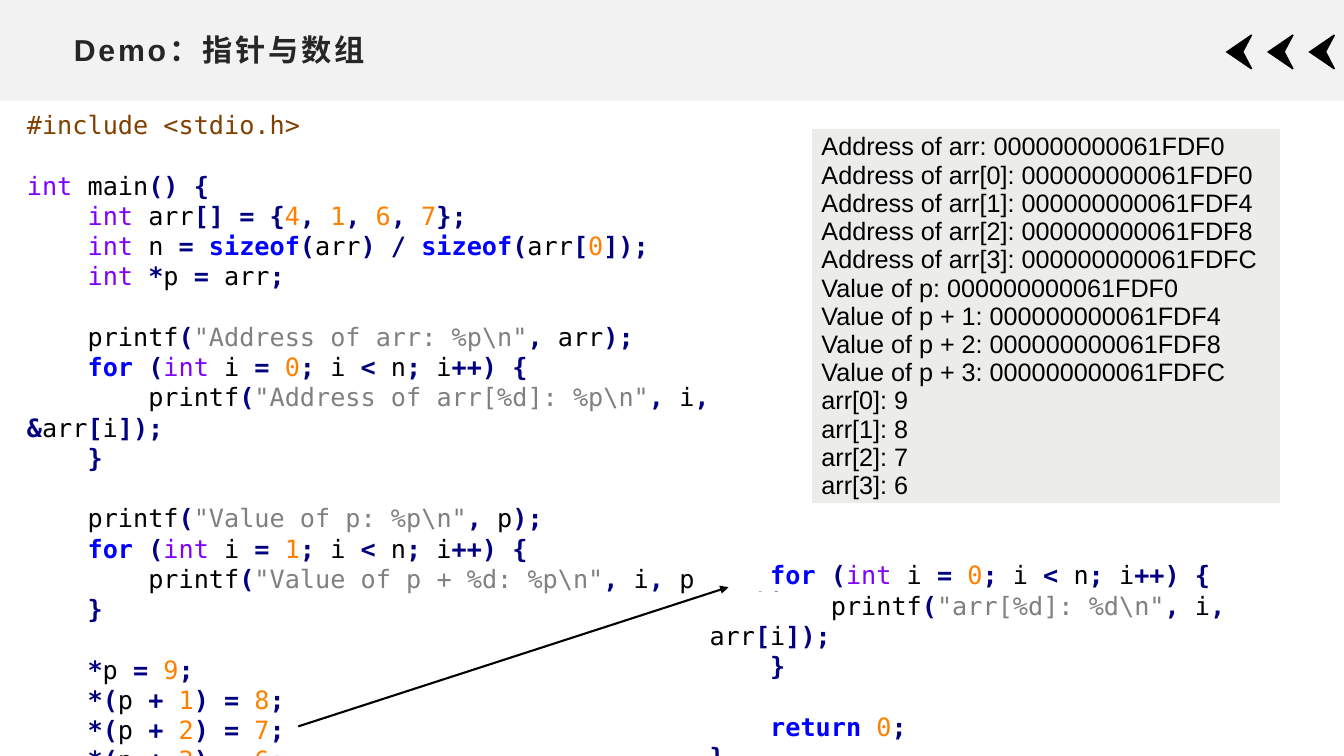
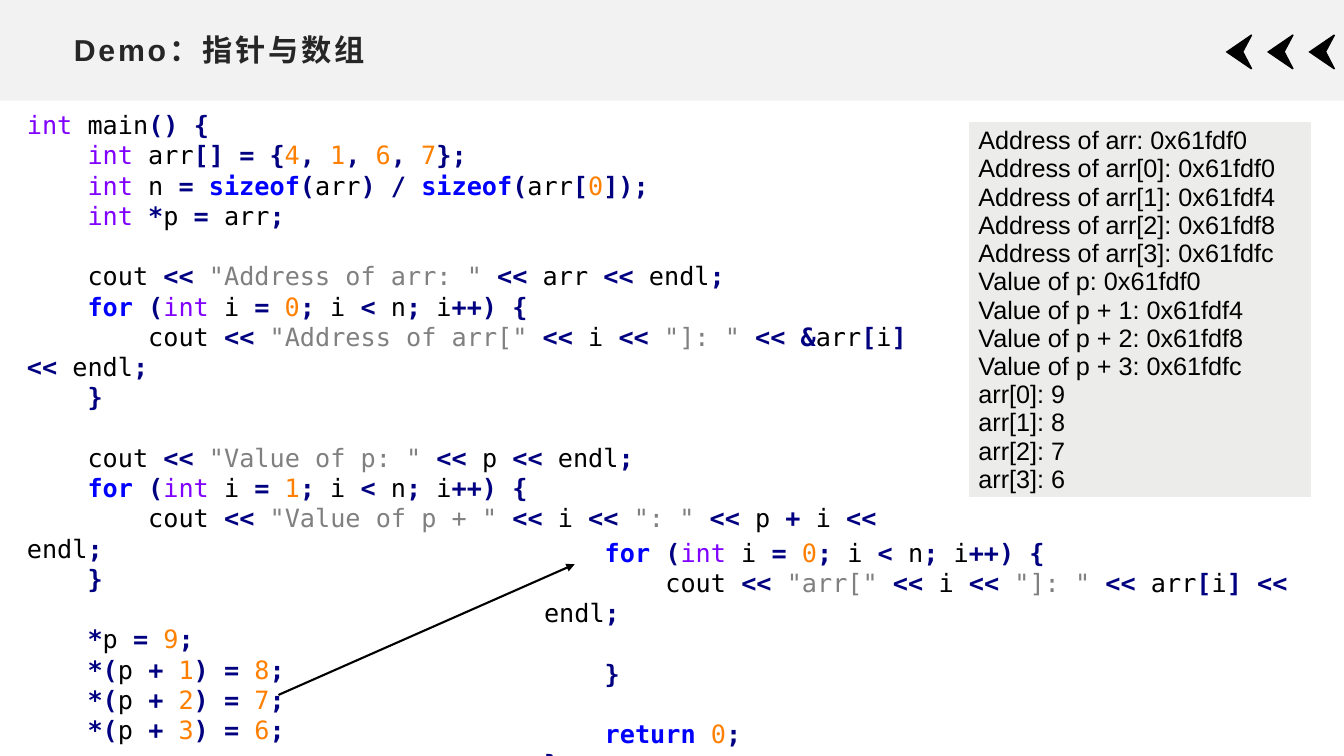
Before and after one commit to xdai02/C_Plus_Plus, a slide deck: slide 12 of slides/Chapter7.pptx. Drawn at 1344x756 pixels with LibreOffice and Linux fonts; fonts in the diff are those of the drawing. Boxes give left, top, right and bottom in pixels: in the first picture for what was removed or moved away, otherwise in the second. Text is boxed around its words. In the diff, an @@ line names an element or a change of style, - is before the commit and + after.

```diff
--- a/slides/Chapter7.pptx
+++ b/slides/Chapter7.pptx
@@ text at box(27, 114, 300, 135): paragraph removed @@
-#include <stdio.h>
@@ table at box(969, 122, 1312, 525) @@
-row 1, column 1: Address of arr: 000000000061FDF0 / Address of arr[0]: 000000000061FDF0 / Address of arr[1]: 000000000061FDF4 / Address of arr[2]: 000000000061FDF8 / Address of arr[3]: 000000000061FDFC / Value of p: 000000000061FDF0 / Value of p + 1: 000000000061FDF4 / Value of p + 2: 000000000061FDF8 / Value of p + 3: 000000000061FDFC / arr[0]: 9 / arr[1]: 8 / arr[2]: 7 / arr[3]: 6
+row 1, column 1: Address of arr: 0x61fdf0 / Address of arr[0]: 0x61fdf0 / Address of arr[1]: 0x61fdf4 / Address of arr[2]: 0x61fdf8 / Address of arr[3]: 0x61fdfc / Value of p: 0x61fdf0 / Value of p + 1: 0x61fdf4 / Value of p + 2: 0x61fdf8 / Value of p + 3: 0x61fdfc / arr[0]: 9 / arr[1]: 8 / arr[2]: 7 / arr[3]: 6
@@ table: place and size @@
-table at box(812, 128, 1281, 531)
+table at box(969, 122, 1312, 525)
@@ text at box(88, 265, 725, 289): text changed @@
-printf("Address of arr: %p\n", arr);
+cout << "Address of arr: " << arr << endl;
@@ text at box(72, 327, 907, 380): text changed @@
-printf("Address of arr[%d]: %p\n", i, &arr[i]);
+cout << "Address of arr[" << i << "]: " << &arr[i] << endl;
@@ text at box(88, 447, 634, 473): text changed @@
-printf("Value of p: %p\n", p);
+cout << "Value of p: " << p << endl;
@@ text at box(27, 508, 831, 562): text changed @@
-printf("Value of p + %d: %p\n", i, p + i);
+cout << "Value of p + " << i << ": " << p + i << endl;
@@ text "for (int i = 0; ...": place and size @@
-text "for (int i = 0; ..." at box(710, 565, 1225, 740)
+text "for (int i = 0; ..." at box(544, 543, 1242, 747)
@@ arrow moved from (298, 727) - (729, 587) to (278, 695) - (575, 565) @@
@@ text at box(544, 573, 1242, 626): text changed; text colour #808080 to #000000 @@
-printf("arr[%d]: %d\n", i, arr[i]);
+cout << "arr[" << i << "]: " << arr[i] << endl;
```
Also in this commit, not shown: 16 other slides changed, 4 slides added, 2 other files.
